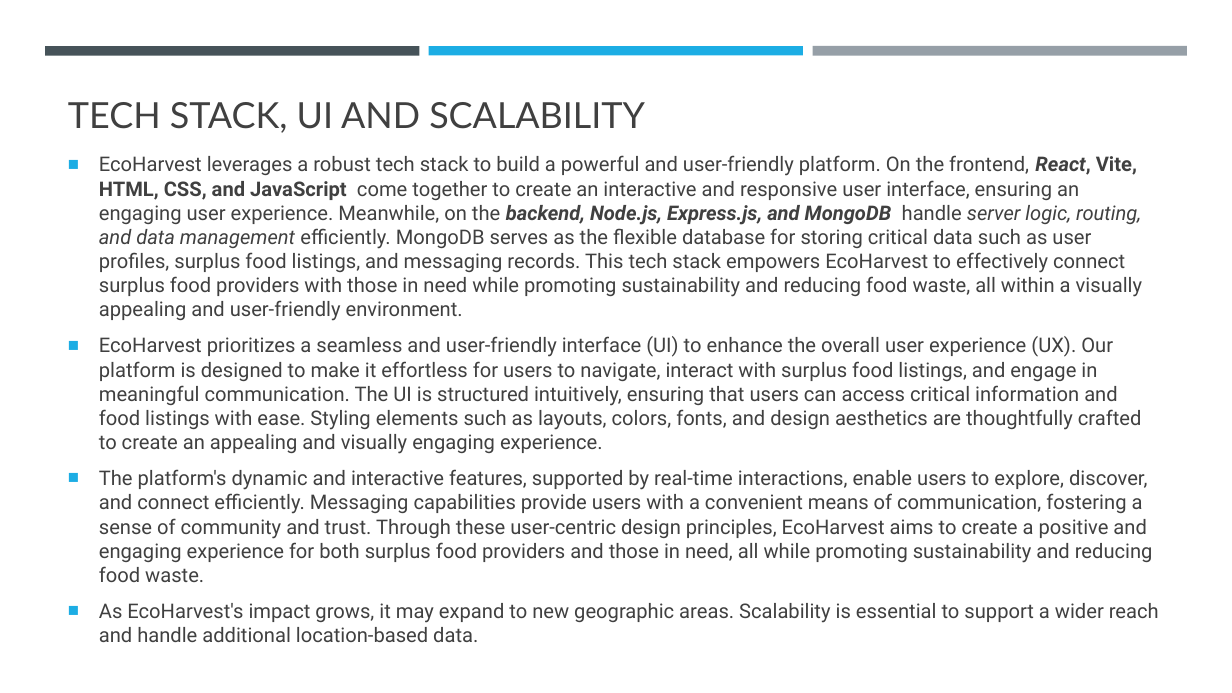
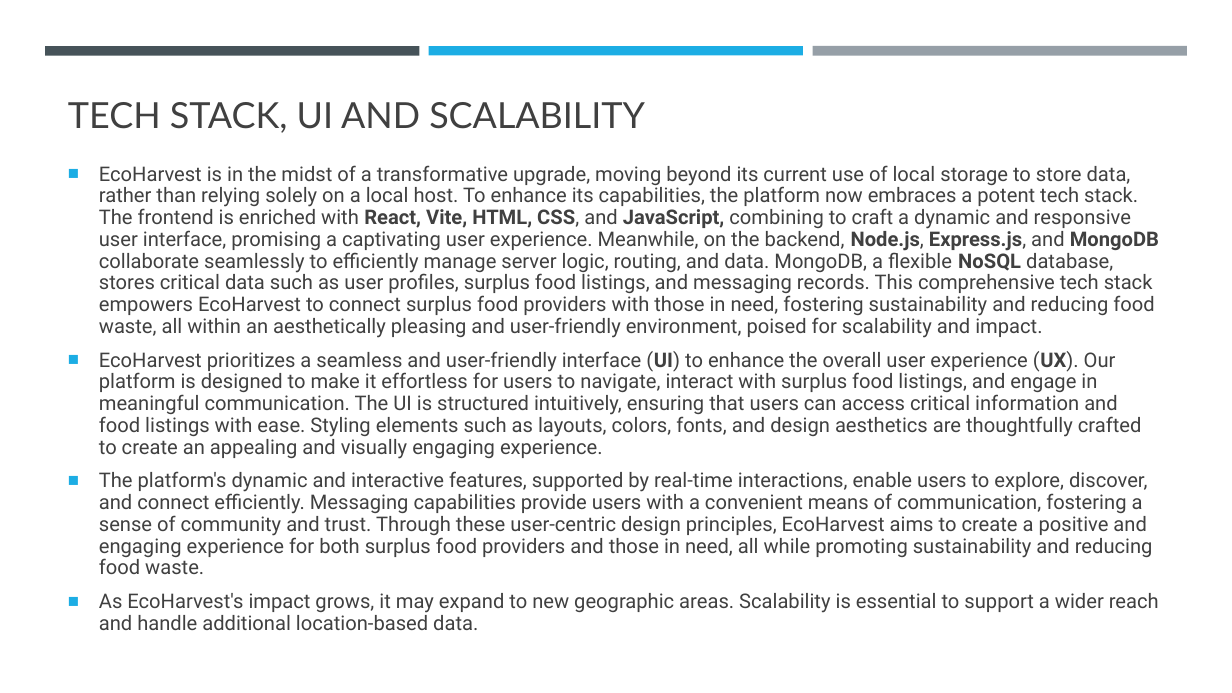
Before and after one commit to ripper06/IEEE-HACKATHON, a slide deck: slide 6 of EcoHarvest1.pptx. Drawn at 1232x693 pixels with LibreOffice and Linux fonts; fonts in the diff are those of the drawing. Boxes give left, top, right and bottom in pixels: in the first picture for what was removed or moved away, otherwise in the second. Text is boxed around its words. In the diff, an @@ line names an element or a change of style, - is before the commit and + after.

Commit message:
Updated the techstack part of the ppt

```diff
--- a/EcoHarvest1.pptx
+++ b/EcoHarvest1.pptx
@@ text at (99,165,1159,338): text changed @@
-■ EcoHarvest leverages a robust tech stack to build a powerful and user-friendly platform. On the frontend, React, Vite, HTML, CSS, and JavaScript come together to create an interactive and responsive user interface, ensuring an engaging user experience. Meanwhile, on the backend, Node.js, Express.js, and MongoDB handle server logic, routing, and data management efficiently. MongoDB serves as the flexible database for storing critical data such as user profiles, surplus food listings, and messaging records. This tech stack empowers EcoHarvest to effectively connect surplus food providers with those in need while promoting sustainability and reducing food waste, all within a visually appealing and user-friendly environment.
+■ EcoHarvest is in the midst of a transformative upgrade, moving beyond its current use of local storage to store data, rather than relying solely on a local host. To enhance its capabilities, the platform now embraces a potent tech stack. The frontend is enriched with React, Vite, HTML, CSS, and JavaScript, combining to craft a dynamic and responsive user interface, promising a captivating user experience. Meanwhile, on the backend, Node.js, Express.js, and MongoDB collaborate seamlessly to efficiently manage server logic, routing, and data. MongoDB, a flexible NoSQL database, stores critical data such as user profiles, surplus food listings, and messaging records. This comprehensive tech stack empowers EcoHarvest to connect surplus food providers with those in need, fostering sustainability and reducing food waste, all within an aesthetically pleasing and user-friendly environment, poised for scalability and impact.
@@ text at (99,351,1159,630): bold on in "(UI) (UX)."; line spacing 1 to 0.9 @@
```
